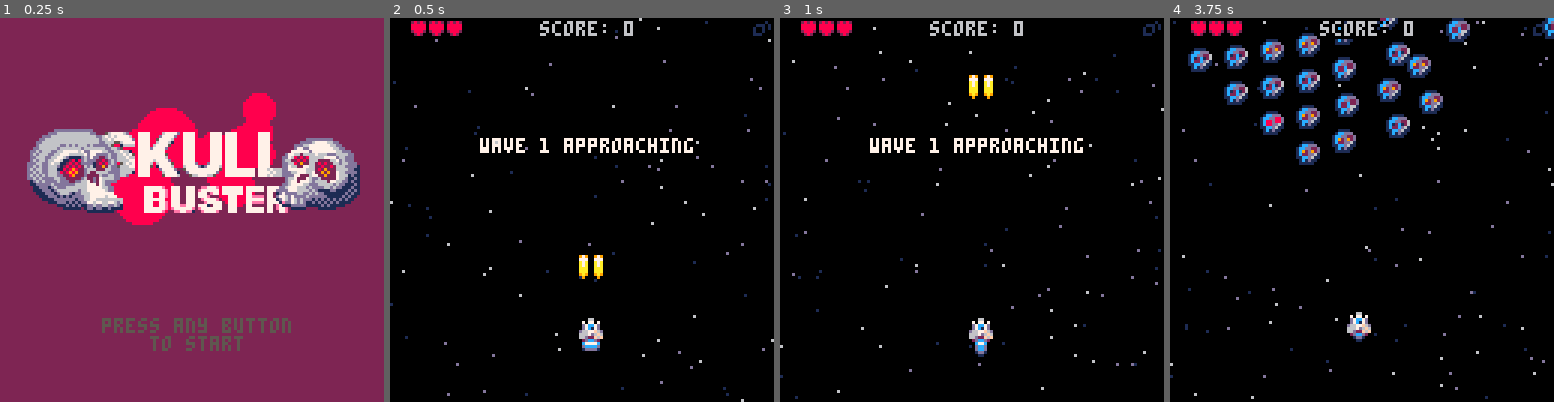
Above: before the commit, frames 1-4 (left to right).
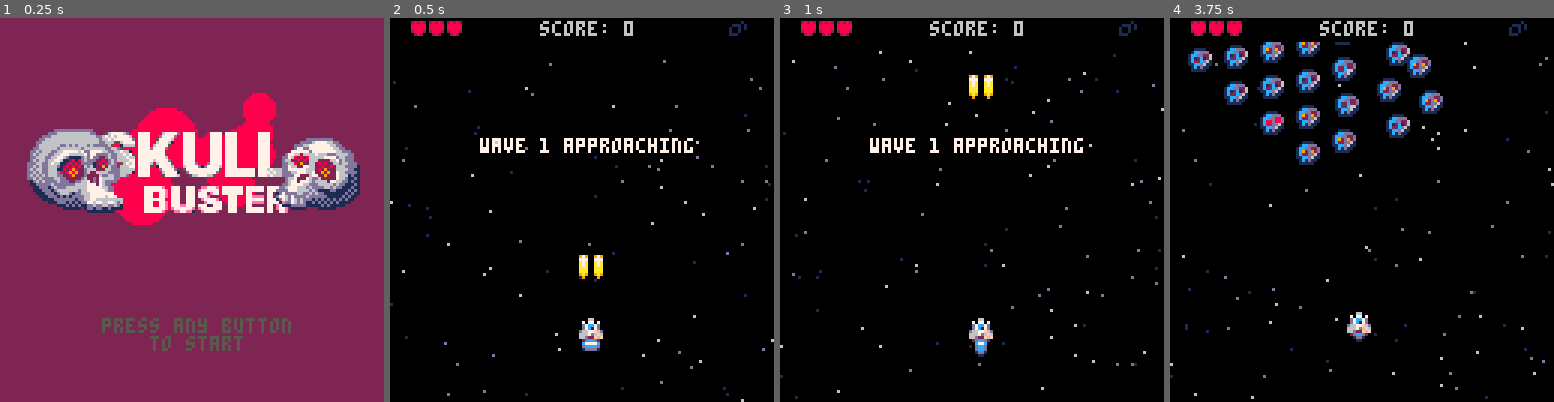
Above: after the commit, the same moments.

Repository: jimmac/pico-shed
Game: PICO-8 cartridge shmup.p8
Same seed, same stepped clock (60 frames per second), same inputs: the game is played once before the commit and once after it.
Inputs:
- Up to frame 1 (0.25 s): no input
- Up to frame 2 (0.5 s): tap X (X key) at 0.33 s
- Up to frame 3 (1 s): tap O (Z key) at 0.7 s
- Up to frame 4 (3.75 s): tap X (X key) at 1.07, 1.85, 2.97 s; hold Right 1.6-2.1 s; tap O (Z key) every 0.4 s from 1.7 to 3.7 s; hold Up 2.15-2.42 s; hold Right 2.47-3.03 s; hold Left 3.08-3.58 s; hold Down from 3.63 s (still down)

Frame 1 is identical in both runs. In frame 2, 0.2% of the frame differs, in the area x 11-100%, y 0-7%; in frame 3, 0.2%; in frame 4, 0.9%, in the area x 0-100%, y 0-7%.

Commit message:
polish menu

Diff:
--- a/shmup.p8
+++ b/shmup.p8
@@ -121,26 +121,26 @@
 
 
 function draw_menu ()
-  --score
-  palt(0,false)
-  print("score: "..score,49,0,0)
-  print("score: "..score,51,0,0)
-  print("score: "..score,49,2,0)
-  print("score: "..score,50,2,0)
-  print("score: "..score,51,2,0)
-  print("score: "..score,50,1,6)
-  palt()
-  --lives
-  for i=1,3 do
-	  if i<=pl.lv then h=9 else h=8 end
-	  spr(h,i*6,0)
-  end
-  --bombs
-  if pl.bmb>0 then
-  	spr(46,120,0)
-  else
-  	spr(62,120,0)
-  end
+ --fake semi-transparent bcg
+ if t%3>0 then
+ 	rectfill(0,0,128,7,0)
+	end
+
+ --score
+ palt(0,false)
+ print("score: "..score,50,1,6)
+ palt()
+ --lives
+ for i=1,3 do
+  if i<=pl.lv then h=9 else h=8 end
+  spr(h,i*6,0)
+ end
+ --bombs
+ if pl.bmb>0 then
+ 	spr(46,112,0)
+ else
+ 	spr(62,112,0)
+ end
 end
 
 function bang() --muzzle flash
@@ -1184,14 +1184,14 @@
 11ccd61111ccd61111ccd61111ccd611166607d1166607d1166607d11d70dd610dd677722766dddd0dd6777722760d0dd0dd67777722610d0222200002222000
 01c1d11001c1d11001c1d11001c1d1100116dd100116dd100116dd100166d1100d1622782266010d0d1672278226010dd0d167722782611d0000000000000000
 0111110001111100011111000111110000167d1000167d1000167d100167d100001628798266010d00167287982611ddd00167728798601d0000000000000000
-000000000000000000000000000000000011110000111100001111000011110000167777766610dd00167777777610ddd0016677776661100000000000000111
-00dddd0000dddd0000dddd0000dddd0001666a2001666a1001666a1001666a200dd6611766711dd00dd6671717611dd000dd16677116d10000000d00001111c1
-0d6776d00d6776d00d6776d00d6776d0066776a2066ff6a1066ff6a1067776a2ddd66666667d1dd0ddd66666666010d00dddd6667766d00000ddd0d0011ccc11
-0d1176d00d8876d10daa76d10d8876d1167717a21dddddd1166ff6a1167717a2ddd67676111010d0ddd16676767000000ddd11116766d0000d77d0d011caac11
-16187160168a616116a7716116896161167007e2167007e21d666ad1167006620d117171111000000d1111717110000000ddd111171710000d77d0001caaaac1
-1677666d1677666d1677666d1677666d1877768218767e8218dddd8118676e820ddd1111110000000ddd11111100000000dddd111111100000dd00001caaaac1
-126d6d6d126d6d6d126d6d6d126d6d6d028888200d888820028888200288882000d0d0000000000000d0d00000000000000d0d00000000000000000011caac11
-02d2d2d101d1d1d101d1d1d101d1d1d10022220000112200002222000022220000000000000000000000000000000000000000000000000000000000011cc110
+000000000000000000000000000000000011110000111100001111000011110000167777766610dd00167777777610ddd0016677776661100000000000000000
+00dddd0000dddd0000dddd0000dddd0001666a2001666a1001666a1001666a200dd6611766711dd00dd6671717611dd000dd16677116d10000000d0000000010
+0d6776d00d6776d00d6776d00d6776d0066776a2066ff6a1066ff6a1067776a2ddd66666667d1dd0ddd66666666010d00dddd6667766d00000ddd0d0000dd100
+0d1176d00d8876d10daa76d10d8876d1167717a21dddddd1166ff6a1167717a2ddd67676111010d0ddd16676767000000ddd11116766d0000d77d0d000d6cd00
+16187160168a616116a7716116896161167007e2167007e21d666ad1167006620d117171111000000d1111717110000000ddd111171710000d77d0000167c910
+1677666d1677666d1677666d1677666d1877768218767e8218dddd8118676e820ddd1111110000000ddd11111100000000dddd111111100000dd000001ccca10
+126d6d6d126d6d6d126d6d6d126d6d6d028888200d888820028888200288882000d0d0000000000000d0d00000000000000d0d0000000000000000000019a100
+02d2d2d101d1d1d101d1d1d101d1d1d1002222000011220000222200002222000000000000000000000000000000000000000000000000000000000000011000
 1d666dd11d666dd11d677dd11d666dd1000000000000000000000000000000000000000000000000000000000000000000000000000000000000000000000000
 d66dddddd66dddddd6666dddd66ddddd000000000000000000000000000000000000000000000000000000000000000000000000000000000000010000000000
 6016d01d6006d00d6007600d6006d00d000000000000000000000000000000000000000000000000000000000000000000000000000000000011101000000000
